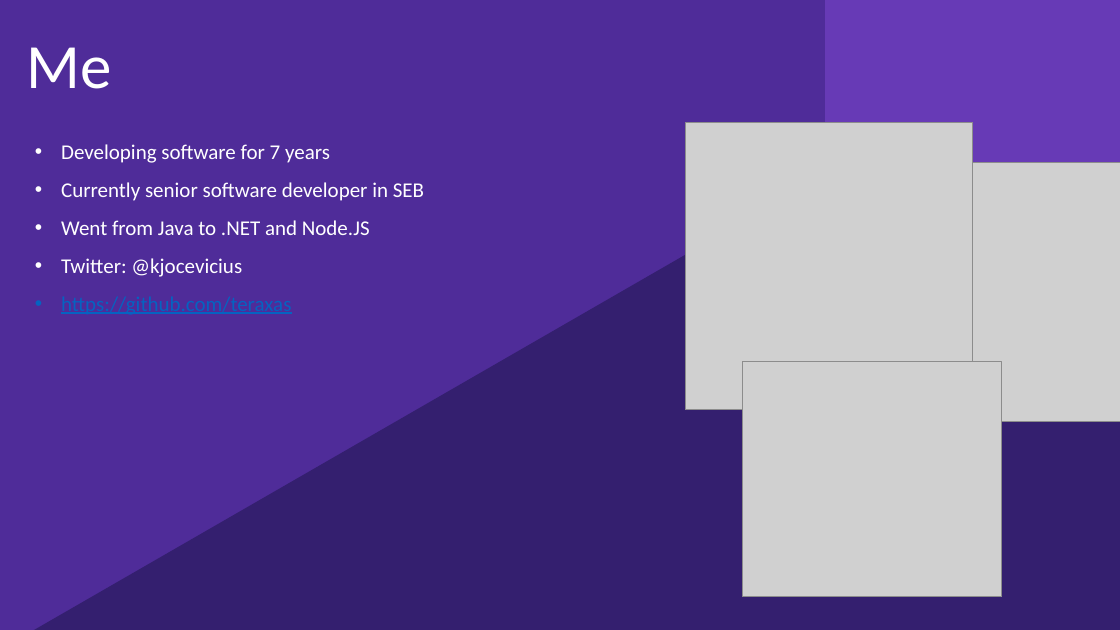
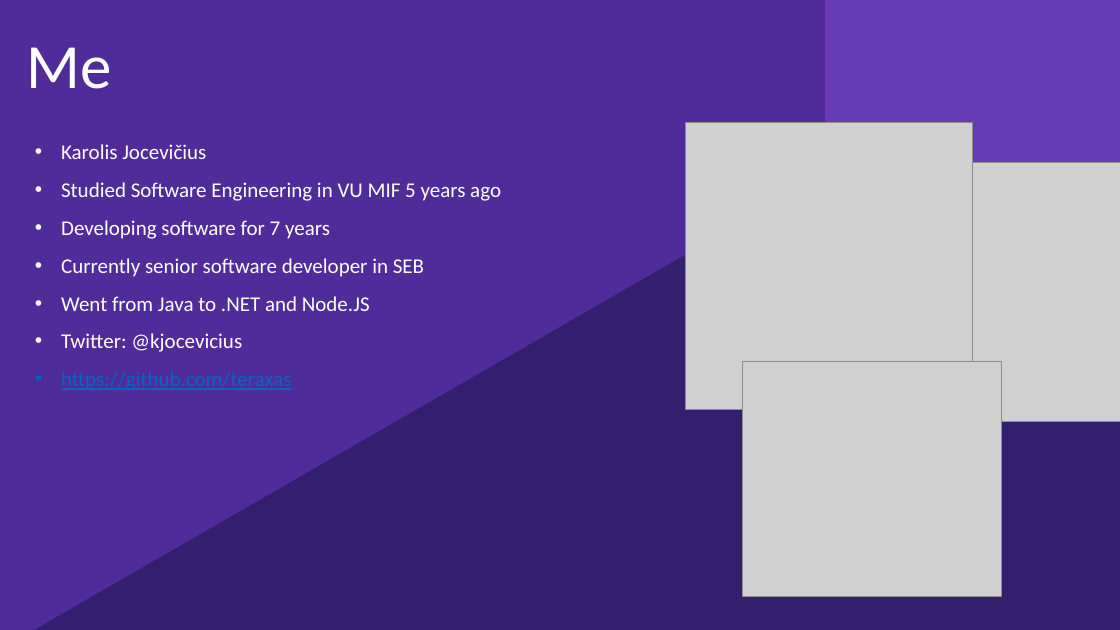
Before and after one commit to kjocevicius/nodejs-demo, a slide deck: slide 2 of nodejs.pptx. Drawn at 1120x630 pixels with LibreOffice and Linux fonts; fonts in the diff are those of the drawing; grey boxes stand for pictures; background and template pictures are left out. Boxes give left, top, right and bottom in pixels: in the first picture for what was removed or moved away, otherwise in the second. Text is boxed around its words. In the diff, an @@ line names an element or a change of style, - is before the commit and + after.

```diff
--- a/nodejs.pptx
+++ b/nodejs.pptx
@@ text at [61,144,501,201]: paragraphs added @@
+• Karolis Jocevičius
+• Studied Software Engineering in VU MIF 5 years ago
```
Also in this commit, not shown: 3 other slides changed, 1 other file.
